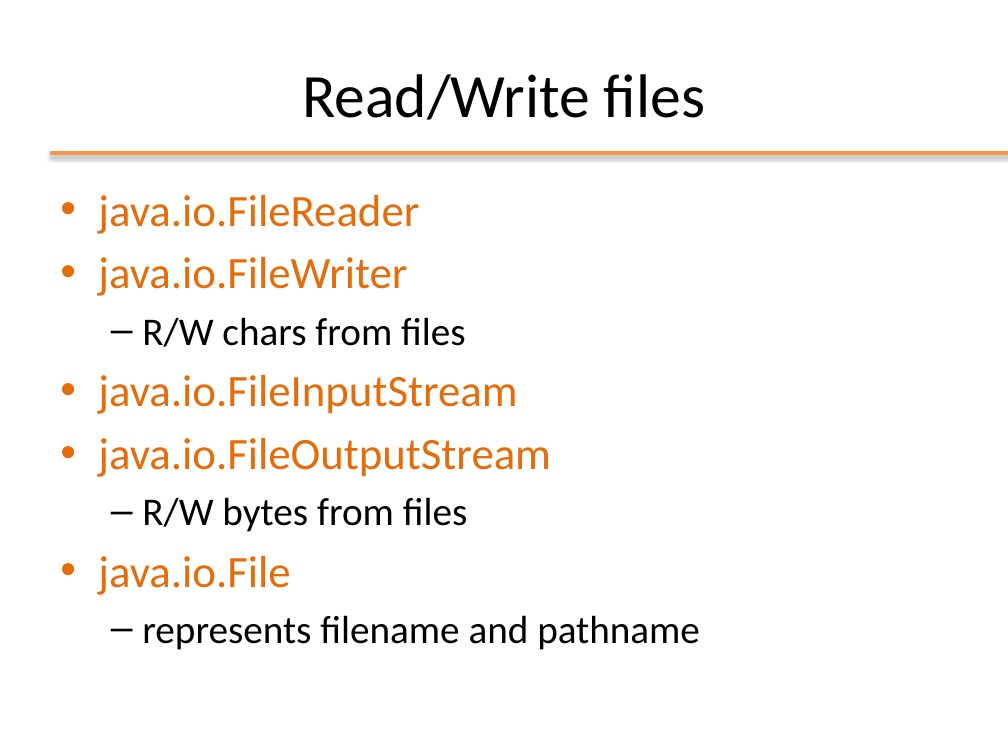
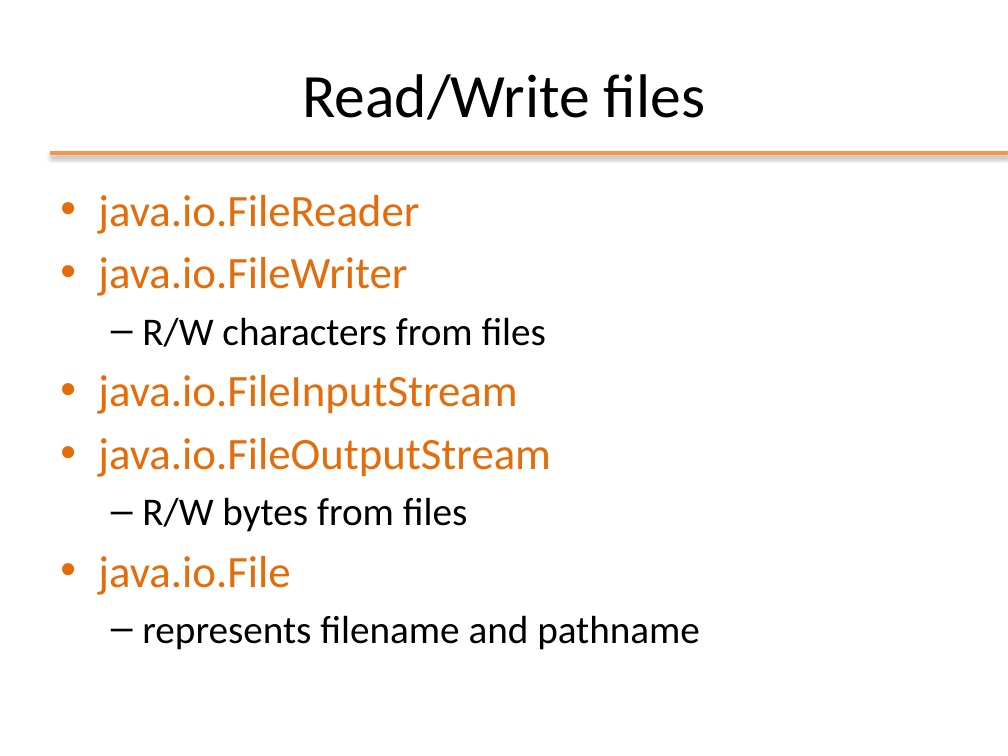
Before and after one commit to Andrea99-beep/ooprogramming, a slide deck: slide 12 of slides/ppt/10_IO.pptx (slide 10 before the commit). Drawn at 1008x756 pixels with LibreOffice and Linux fonts; fonts in the diff are those of the drawing; background and template pictures are left out. Boxes give left, top, right and bottom in pixels: in the first picture for what was removed or moved away, otherwise in the second. Text is boxed around its words. In the diff, an @@ line names an element or a change of style, - is before the commit and + after.

```diff
--- a/slides/ppt/10_IO.pptx
+++ b/slides/ppt/10_IO.pptx
@@ text at box(142, 317, 546, 347): text changed @@
-  – R/W chars from files
+  – R/W characters from files
```
Also in this commit, not shown: 12 other slides changed, 2 slides removed, 35 other files.
